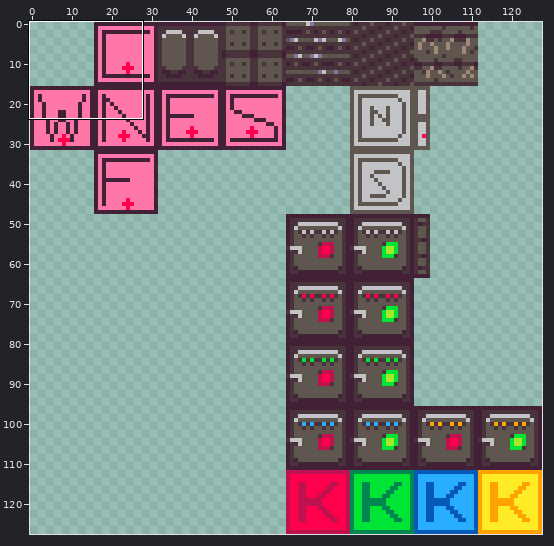
A sprite sheet gets an edit: core/assets/textures/atlas01.png. Above: a wide view before the commit, with the close-up outlined.
Close-up. Before the edit:
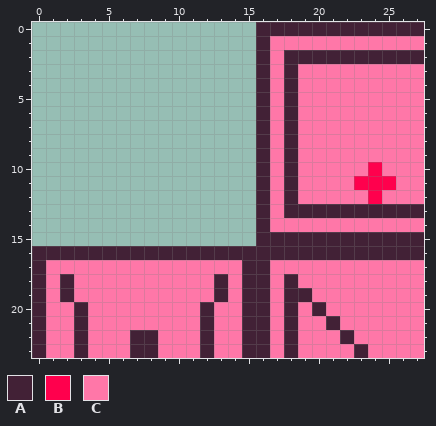
The file is 128x128 pixels. Shown: x 0..27, y 0..23.
Palette (. is transparent): A #422136  B #ff004d  C #ff77a8
Pixels before, first column x 0:
 0 ................AAAAAAAAAAAA
 1 ................ACCCCCCCCCCC
 2 ................ACAAAAAAAAAA
 3 ................ACACCCCCCCCC
 4 ................ACACCCCCCCCC
 5 ................ACACCCCCCCCC
 6 ................ACACCCCCCCCC
 7 ................ACACCCCCCCCC
 8 ................ACACCCCCCCCC
 9 ................ACACCCCCCCCC
10 ................ACACCCCCBCCC
11 ................ACACCCCBBBCC
12 ................ACACCCCCBCCC
13 ................ACAAAAAAAAAA
14 ................ACCCCCCCCCCC
15 ................AAAAAAAAAAAA
16 AAAAAAAAAAAAAAAAAAAAAAAAAAAA
17 ACCCCCCCCCCCCCCAACCCCCCCCCCC
18 ACACCCCCCCCCCACAACACCCCCCCCC
19 ACACCCCCCCCCCACAACAACCCCCCCC
20 ACCACCCCCCCCACCAACACACCCCCCC
21 ACCACCCCCCCCACCAACACCACCCCCC
22 ACCACCCAACCCACCAACACCCACCCCC
23 ACCACCCAACCCACCAACACCCCACCCC
And afterwards:
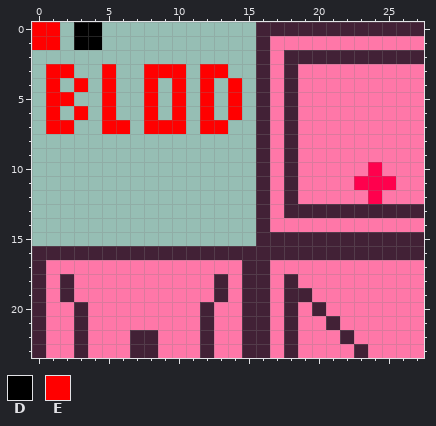
Colours new in this view: D #000000  E #ff0000
The exact change:
Changed rows in their new state; - is an unchanged pixel.
first column x 0:
 0 EE-DD----------
 1 EE-DD----------
 3 -EE--E--EEE-EE-
 4 -E-E-E--E-E-E-E
 5 -EE--E--E-E-E-E
 6 -E-E-E--E-E-E-E
 7 -EE--EE-EEE-EE-
Pixel boxes of the changes (left, top, right, bottom) in both close-ups:
added: (32, 22, 242, 134)
